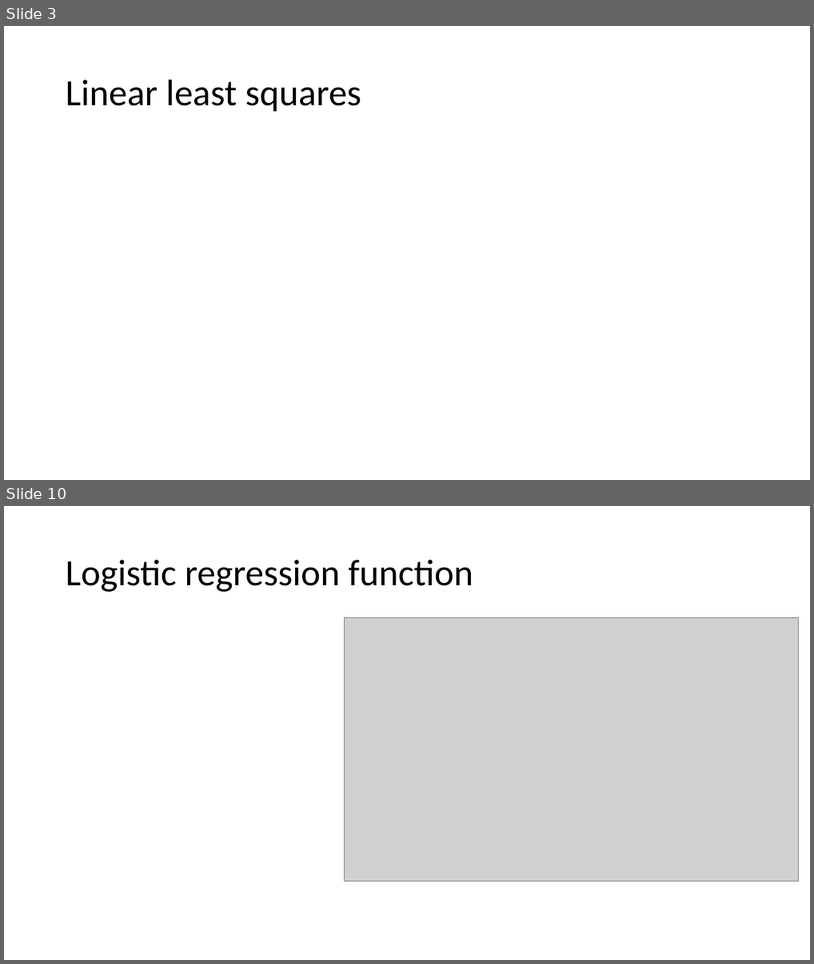
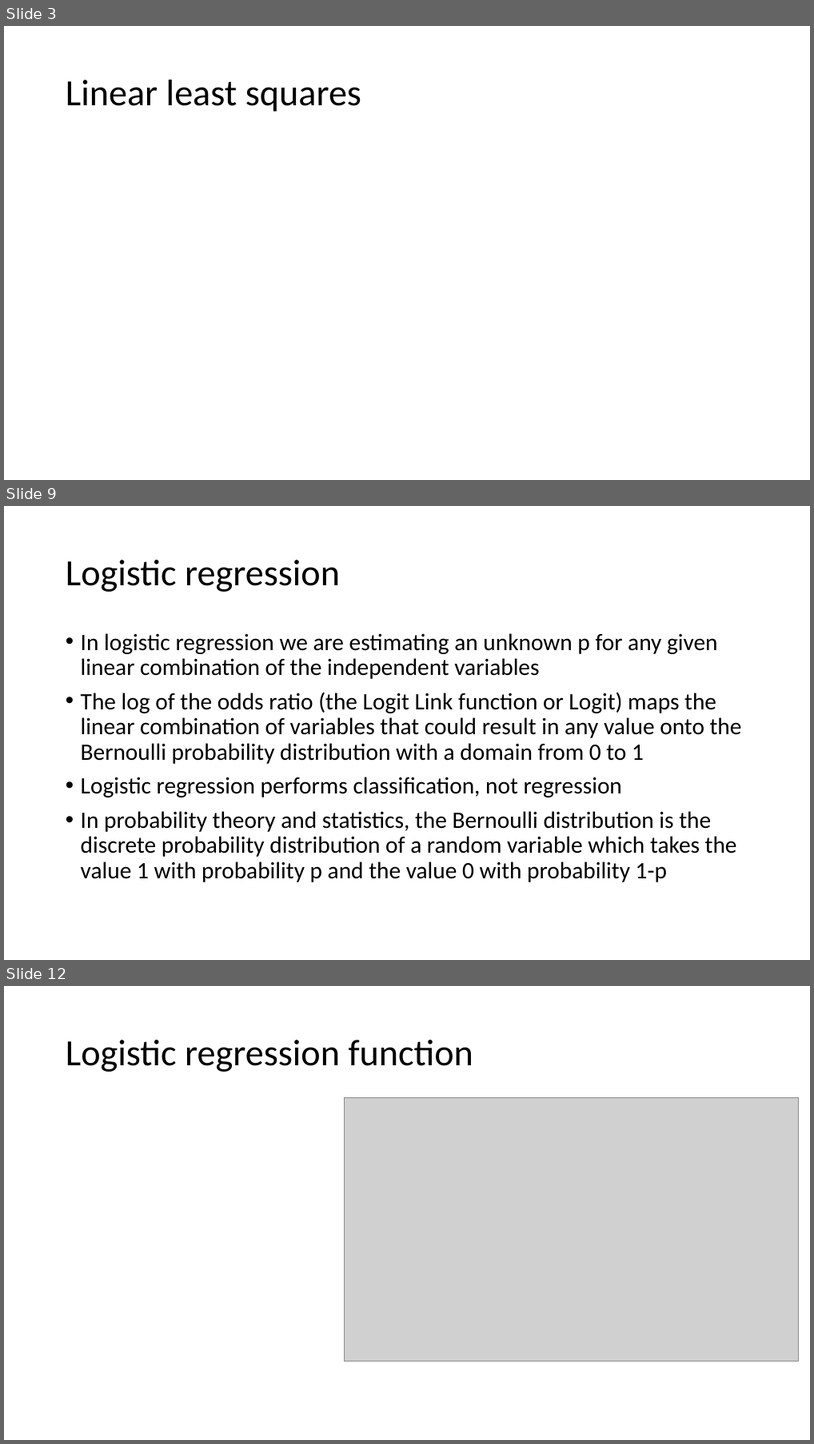
Before and after one commit to russellu/cs405, a slide deck: Lecture_08.pptx. Shown one above the other, each under a label of ours: slides 3 and 10 before the commit, slides 3, 9 and 12 after it; the slides between them are not shown. The pictures are 814x964 and 814x1444 pixels, drawn with LibreOffice and Linux fonts; fonts in the diff are those of the drawing; grey boxes stand for pictures. Boxes give left, top, right and bottom in pixels: in the first picture for what was removed or moved away, otherwise in the second. Text is boxed around its words. In the diff, an @@ line names an element or a change of style, - is before the commit and + after.

```diff
--- a/Lecture_08.pptx
+++ b/Lecture_08.pptx
@@ slide 9 added at box(4, 506, 810, 960), background #FFFFFF @@
@@ title added at box(66, 560, 340, 592), 44 pt, text #000000 @@
+Logistic regression
@@ text added at box(81, 633, 742, 882), 28 pt, text #000000 @@
+• In logistic regression we are estimating an unknown p for any given linear combination of the independent variables
+• The log of the odds ratio (the Logit Link function or Logit) maps the linear combination of variables that could result in any value onto the Bernoulli probability distribution with a domain from 0 to 1
+• Logistic regression performs classification, not regression
+• In probability theory and statistics, the Bernoulli distribution is the discrete probability distribution of a random variable which takes the value 1 with probability p and the value 0 with probability 1-p
@@ what was slide 10 is now slide 12 @@
```
Also in this commit, not shown: 9 slides changed, 2 other slides added, 1 slide removed.
